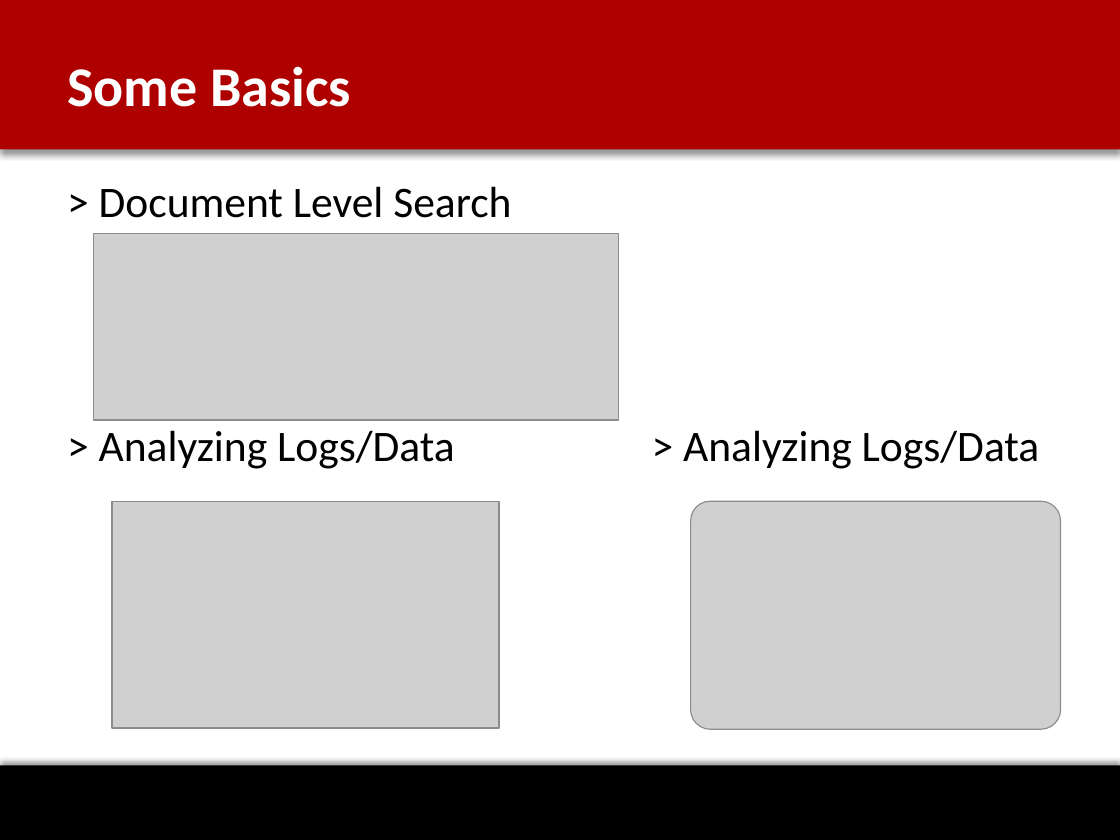
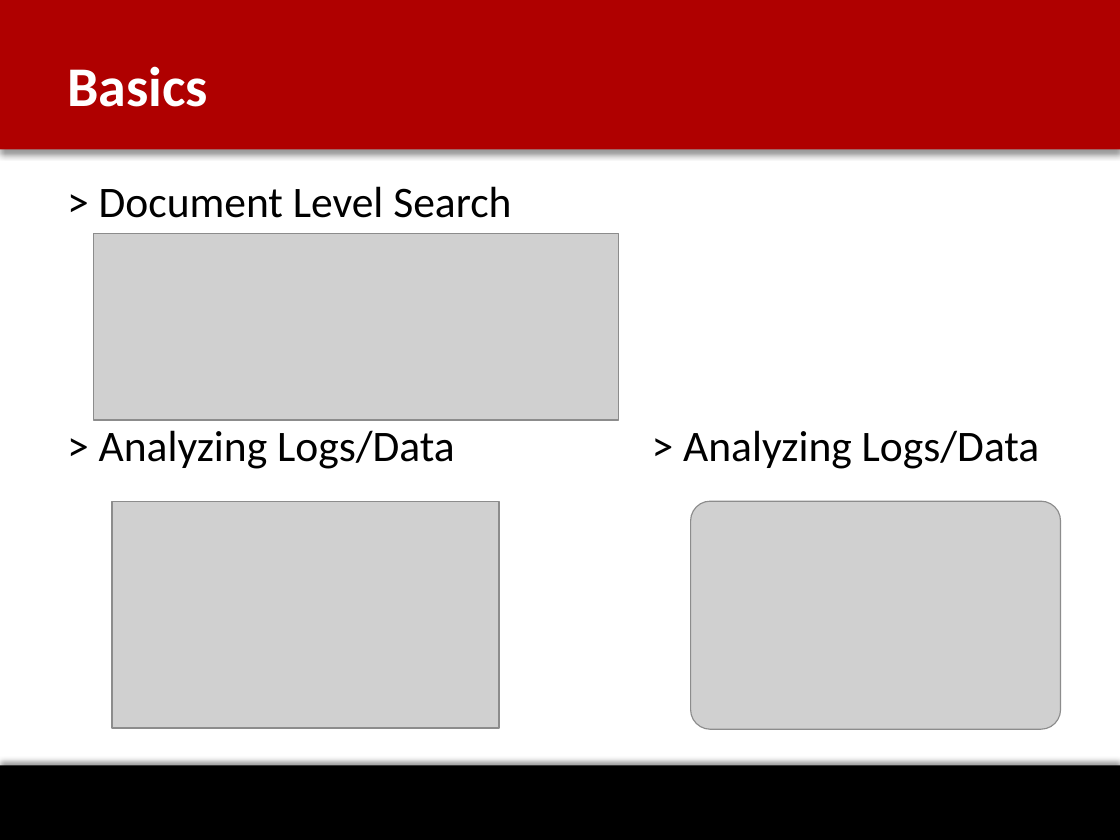
Before and after one commit to anujshah3/Elastic-Search, a slide deck: slide 5 of Elasticsearch_Spotlight.pptx (slide 3 before the commit). Drawn at 1120x840 pixels with LibreOffice and Linux fonts; fonts in the diff are those of the drawing; grey boxes stand for pictures; background and template pictures are left out. Boxes give left, top, right and bottom in pixels: in the first picture for what was removed or moved away, otherwise in the second. Text is boxed around its words. In the diff, an @@ line names an element or a change of style, - is before the commit and + after.

```diff
--- a/Elasticsearch_Spotlight.pptx
+++ b/Elasticsearch_Spotlight.pptx
@@ title at bbox=[67, 66, 208, 107]: text changed @@
-Some Basics
+Basics
```
Also in this commit, not shown: 4 other slides changed, 3 slides added, 2 slides removed.
